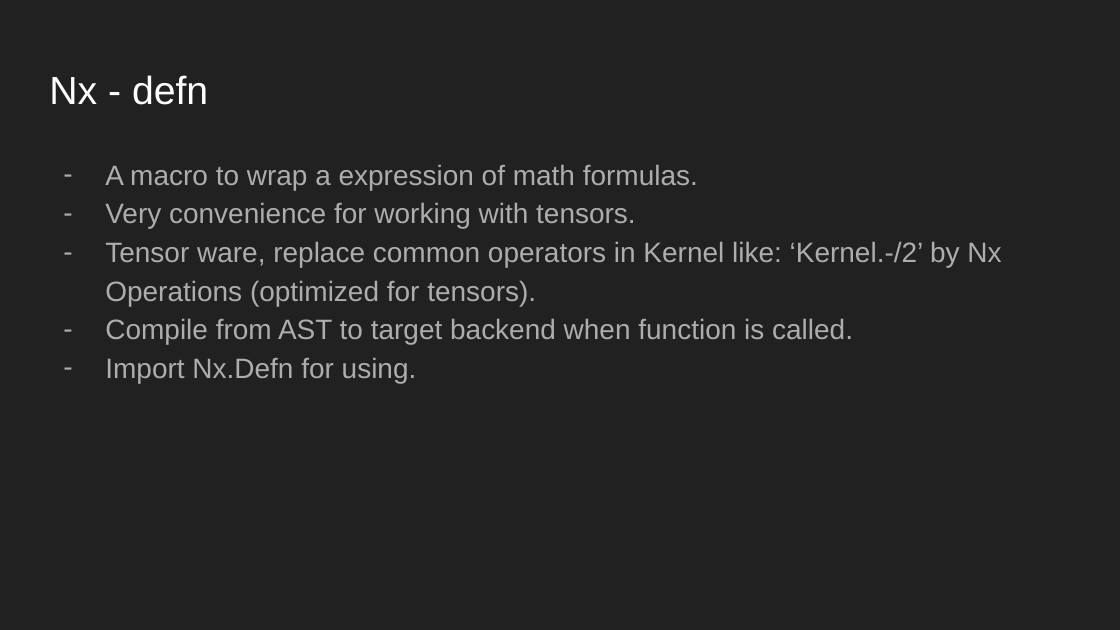
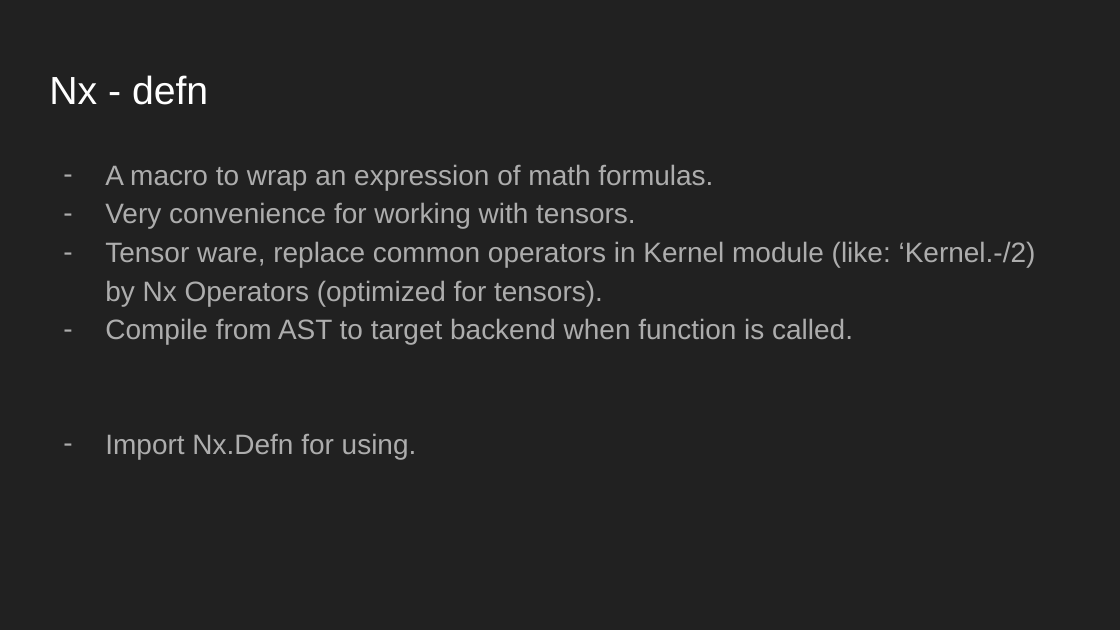
Before and after one commit to ohhi-vn/sharing_intro_nx, a slide deck: slide 9 of Slide/Introducing Nx lib.pptx. Drawn at 1120x630 pixels with LibreOffice and Linux fonts; fonts in the diff are those of the drawing. Boxes give left, top, right and bottom in pixels: in the first picture for what was removed or moved away, otherwise in the second. Text is boxed around its words. In the diff, an @@ line names an element or a change of style, - is before the commit and + after.

```diff
--- a/Slide/Introducing Nx lib.pptx
+++ b/Slide/Introducing Nx lib.pptx
@@ text at box(105, 164, 713, 190): text changed @@
-– A macro to wrap a expression of math formulas.
+– A macro to wrap an expression of math formulas.
@@ text at box(105, 241, 1036, 306): text changed @@
-– Tensor ware, replace common operators in Kernel like: ‘Kernel.-/2’ by Nx Operations (optimized for tensors).
+– Tensor ware, replace common operators in Kernel module (like: ‘Kernel.-/2) by Nx Operators (optimized for tensors).
@@ text at box(105, 433, 417, 459): more space between paragraphs @@
```
Also in this commit, not shown: 12 other slides changed, 2 other files.
